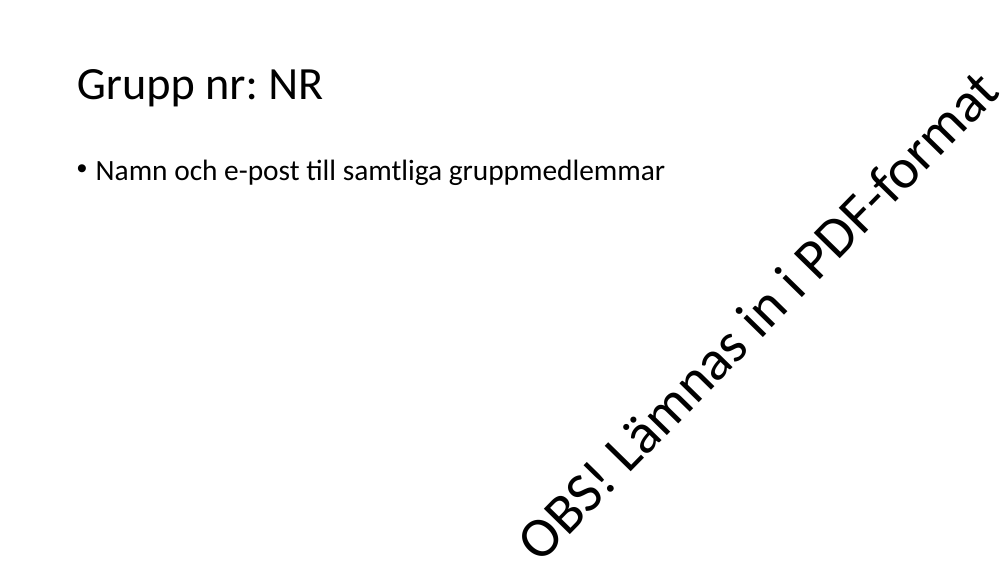
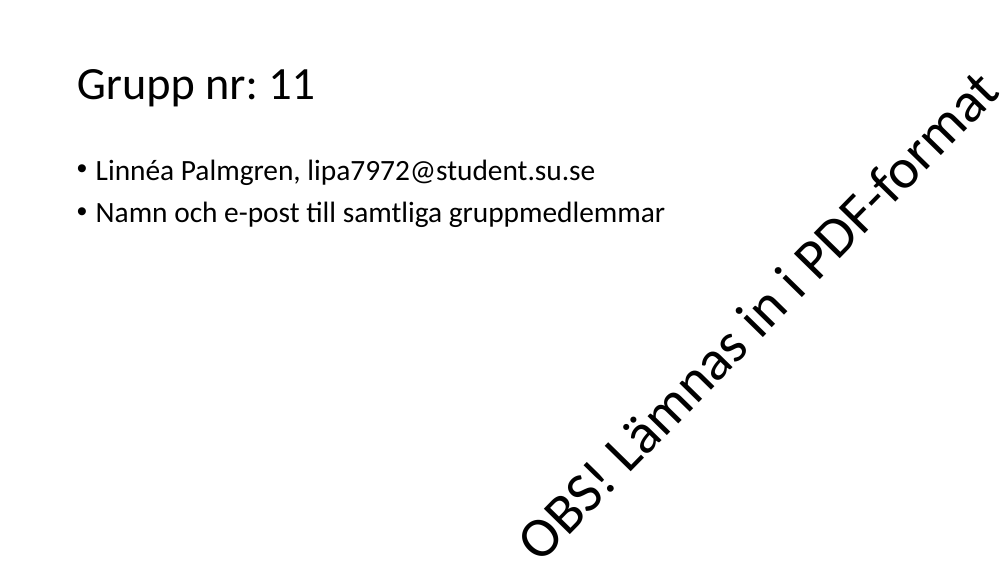
Before and after one commit to knopp10000/Inte_Roligt, a slide deck: slide 1 of slutredovisning.pptx. Drawn at 1008x567 pixels with LibreOffice and Linux fonts; fonts in the diff are those of the drawing. Boxes give left, top, right and bottom in pixels: in the first picture for what was removed or moved away, otherwise in the second. Text is boxed around its words. In the diff, an @@ line names an element or a change of style, - is before the commit and + after.

```diff
--- a/slutredovisning.pptx
+++ b/slutredovisning.pptx
@@ title at bbox=[77, 69, 315, 107]: text changed @@
-Grupp nr: NR
+Grupp nr: 11
@@ text at bbox=[96, 159, 595, 185]: paragraph added @@
+• Linnéa Palmgren, lipa7972@student.su.se
```
Also in this commit, not shown: 1 other slide changed.
